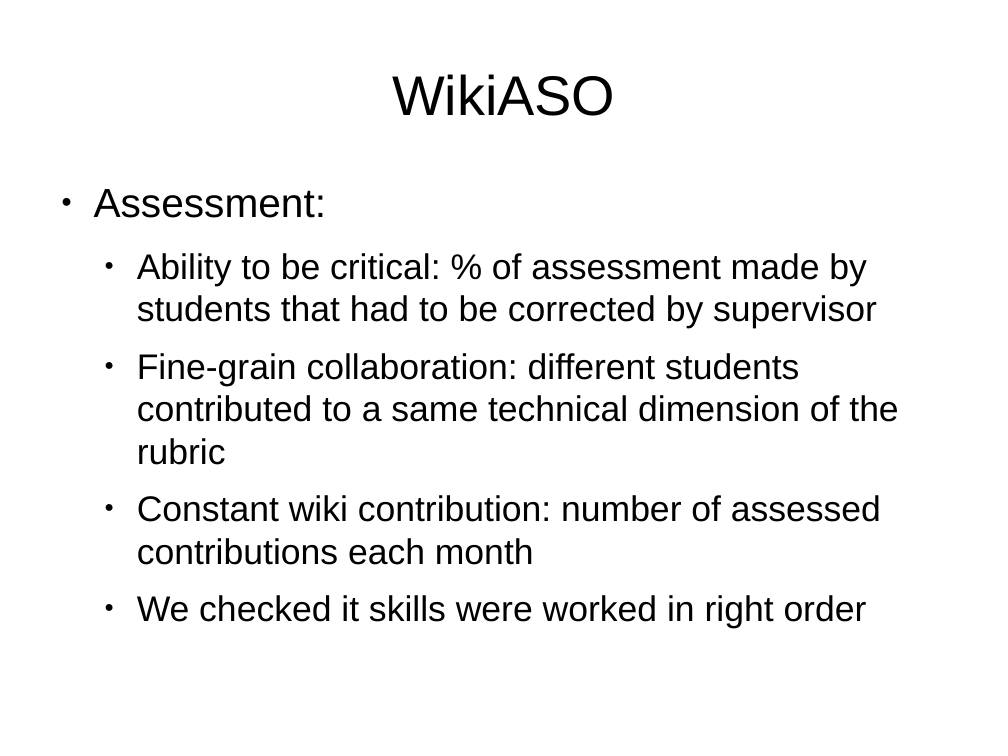
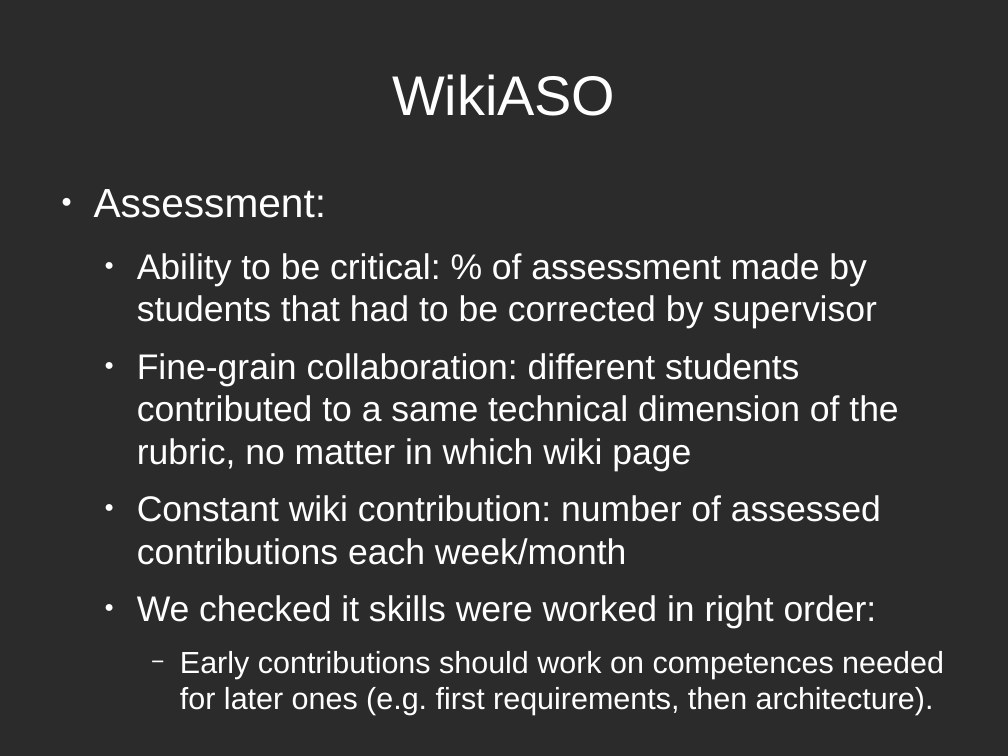
Before and after one commit to DrPantera/wikis4education, a slide deck: slide 38 of brunel-2014/wiki-assessment.odp. Drawn at 1008x756 pixels with LibreOffice and Linux fonts; fonts in the diff are those of the drawing; background and template pictures are left out; a plain dark background stands for a picture behind light text. Boxes give left, top, right and bottom in pixels: in the first picture for what was removed or moved away, otherwise in the second. Text is boxed around its words. In the diff, an @@ line names an element or a change of style, - is before the commit and + after.

```diff
--- a/brunel-2014/wiki-assessment.odp
+++ b/brunel-2014/wiki-assessment.odp
@@ background #FFFFFF to picture (left out) @@
@@ title "WikiASO" at (392, 74, 615, 116): text colour #000000 to #FFFFFF @@
@@ text at (94, 189, 877, 329): text colour #000000 to #FFFFFF in "Assessment:", "Ability to be critical: % of assessment ..."; bullet colour #000000 to #FFFFFF @@
@@ text at (137, 353, 944, 715): text changed; text colour #000000 to #FFFFFF @@
-  ● Fine-grain collaboration: different students contributed to a same technical dimension of the rubric
-  ● Constant wiki contribution: number of assessed contributions each month
-  ● We checked it skills were worked in right order
+  ● Fine-grain collaboration: different students contributed to a same technical dimension of the rubric, no matter in which wiki page
+  ● Constant wiki contribution: number of assessed contributions each week/month
+  ● We checked it skills were worked in right order:
+    − Early contributions should work on competences needed for later ones (e.g. first requirements, then architecture).
```
Also in this commit, not shown: 37 other slides changed, 5 slides added, 5 slides removed, 1 other file.
